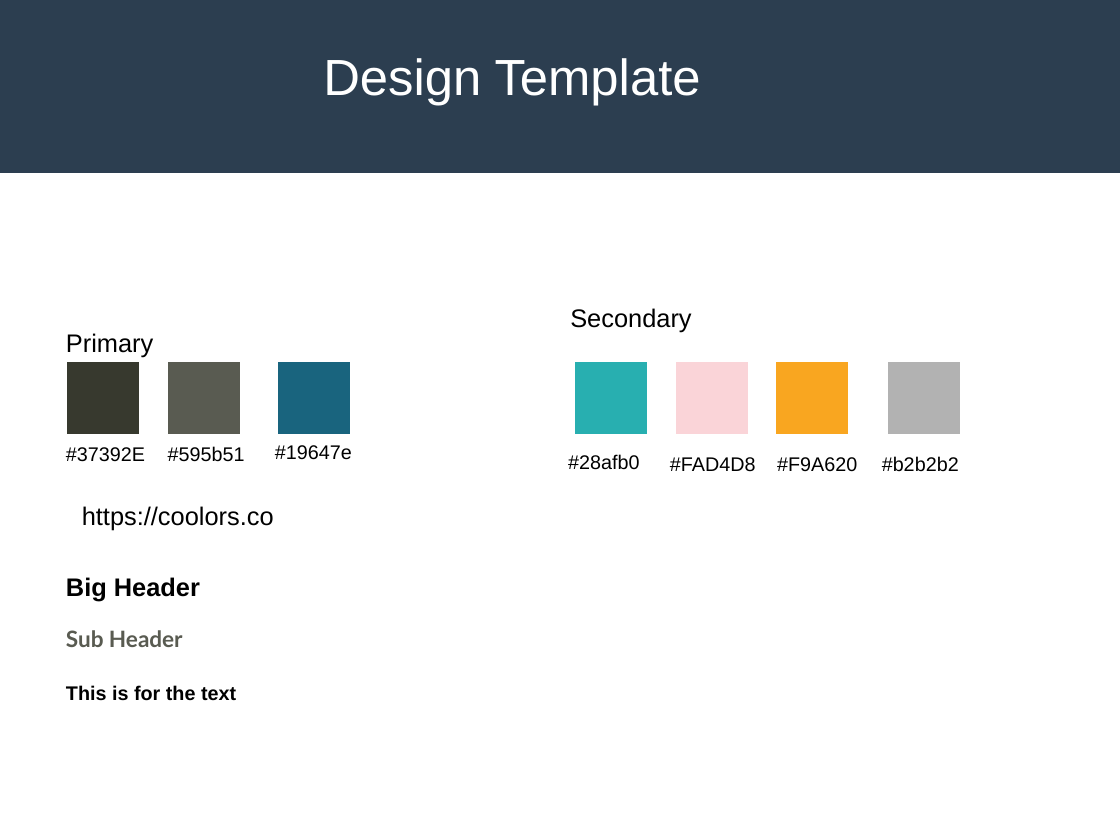
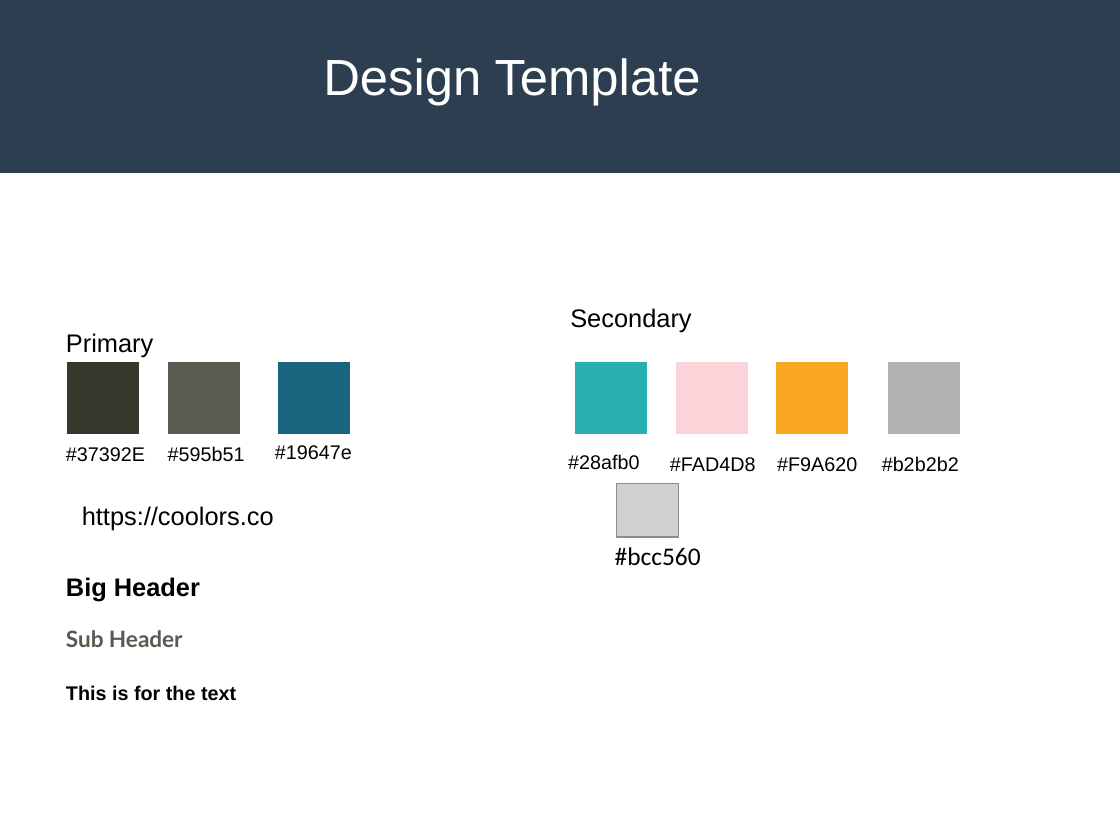
Before and after one commit to gwillig/flashcard, a slide deck: slide 5 of design_architecture.pptx. Drawn at 1120x840 pixels with LibreOffice and Linux fonts; fonts in the diff are those of the drawing; grey boxes stand for pictures. Boxes give left, top, right and bottom in pixels: in the first picture for what was removed or moved away, otherwise in the second. Text is boxed around its words. In the diff, an @@ line names an element or a change of style, - is before the commit and + after.

```diff
--- a/design_architecture.pptx
+++ b/design_architecture.pptx
@@ picture added at [617, 483, 679, 537] @@
@@ text added at [615, 547, 701, 566], 18 pt, text #000000 @@
+#bcc560
```
Also in this commit, not shown: 10 other files.
